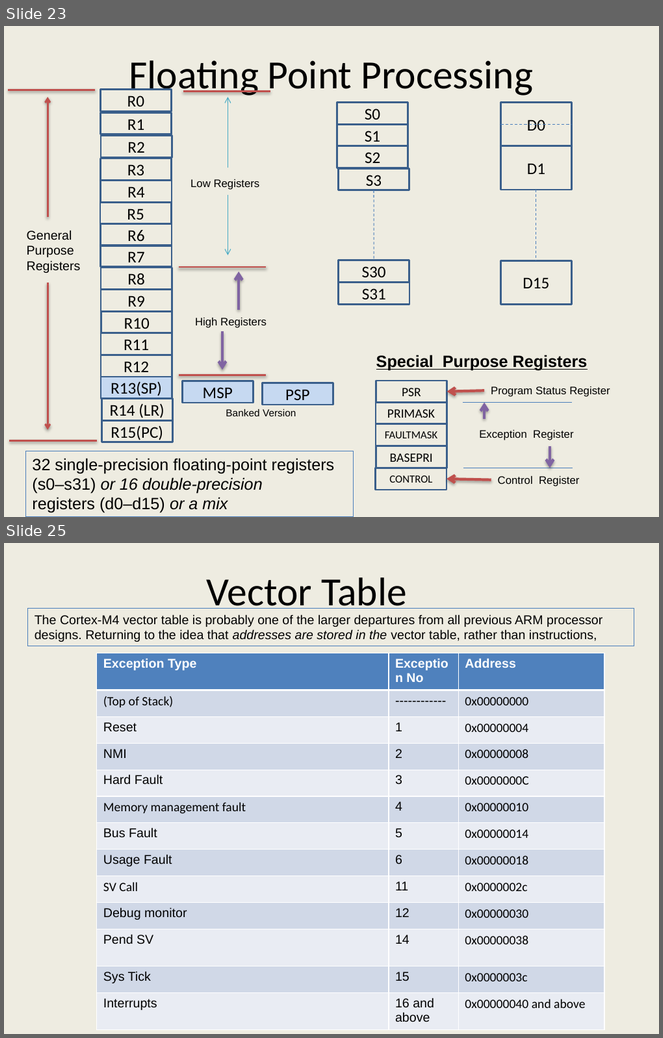
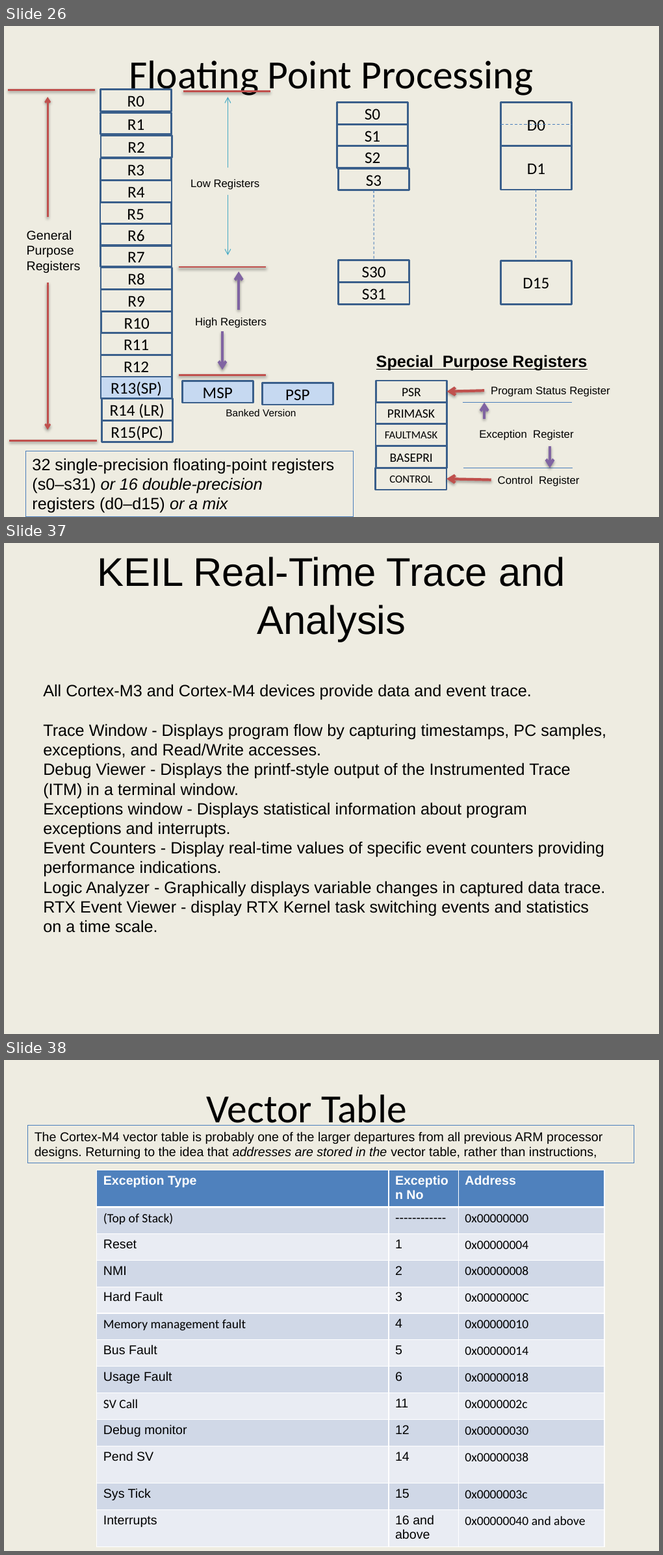
Before and after one commit to girishsukukumar/ARM-Architecture, a slide deck: Module-4.pptx. Shown one above the other, each under a label of ours: slides 23 and 25 before the commit, slides 26, 37 and 38 after it; the slides between them are not shown. The pictures are 663x1038 and 663x1555 pixels, drawn with LibreOffice and Linux fonts; fonts in the diff are those of the drawing. Boxes give left, top, right and bottom in pixels: in the first picture for what was removed or moved away, otherwise in the second. Text is boxed around its words. In the diff, an @@ line names an element or a change of style, - is before the commit and + after.

```diff
--- a/Module-4.pptx
+++ b/Module-4.pptx
@@ slide 37 added at box(4, 543, 659, 1034), background #EEECE1 @@
@@ text added at box(97, 557, 566, 642), 44 pt, text #000000 @@
+KEIL Real-Time Trace and Analysis
@@ text added at box(43, 684, 607, 933), 18 pt, text #000000 @@
+All Cortex-M3 and Cortex-M4 devices provide data and event trace.
+Trace Window - Displays program flow by capturing timestamps, PC samples, exceptions, and Read/Write accesses.
+Debug Viewer - Displays the printf-style output of the Instrumented Trace (ITM) in a terminal window.
+Exceptions window - Displays statistical information about program exceptions and interrupts.
+Event Counters - Display real-time values of specific event counters providing performance indications.
+Logic Analyzer - Graphically displays variable changes in captured data trace.
+RTX Event Viewer - display RTX Kernel task switching events and statistics on a time scale.
@@ what was slide 23 is now slide 26 @@
@@ what was slide 25 is now slide 38 @@
```
Also in this commit, not shown: 1 slide changed, 13 other slides added, 2 other files.
